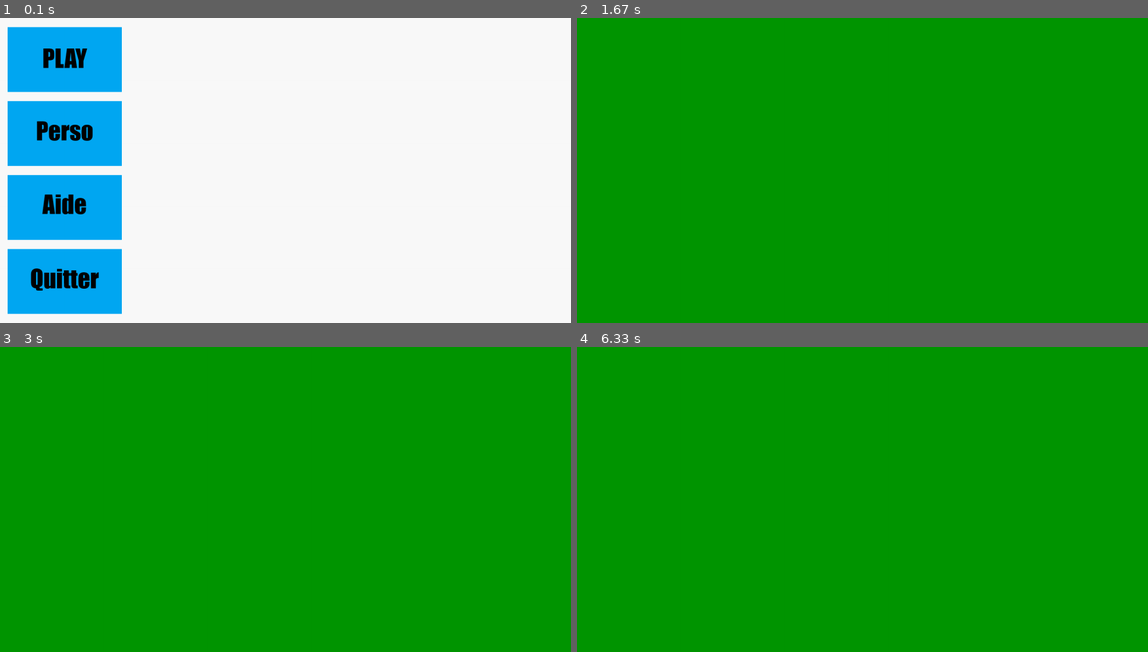
Above: before the commit, frames 1-4 (two rows, left to right).
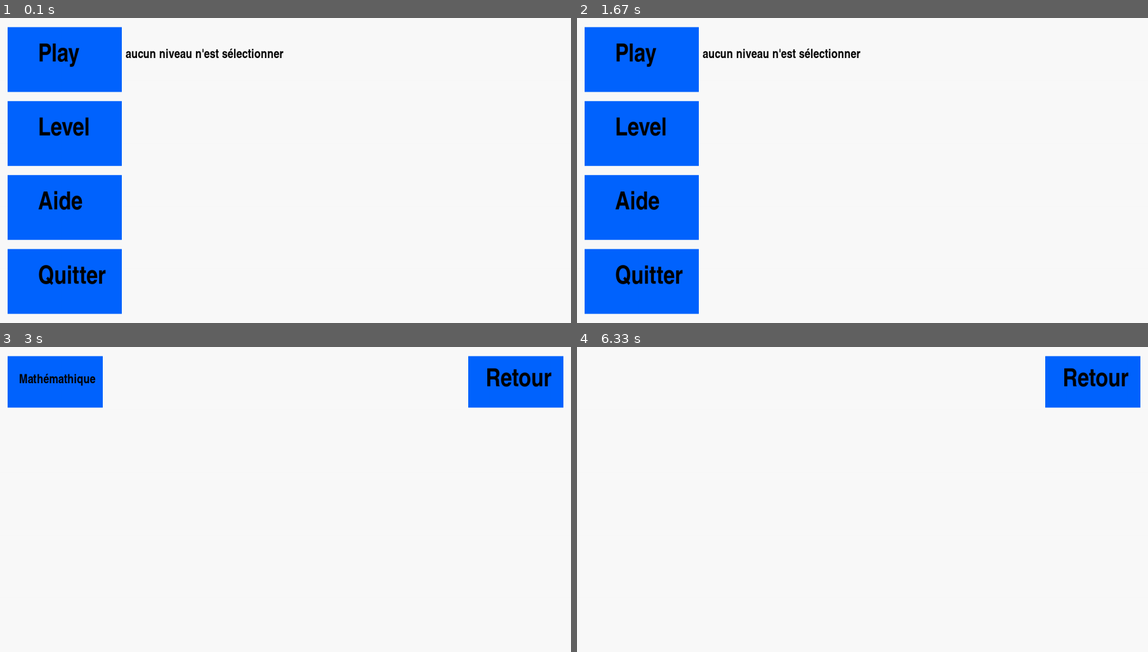
Above: after the commit, the same moments.

Repository: esgaroths/projet_nsi
Game: pygame game, started from trophe_nsi_test.py
Same seed, same stepped clock (60 frames per second), same inputs: the game is played once before the commit and once after it.
Inputs (mouse positions are in pixels of both pictures, inside the frame that each line leads up to):
- Up to frame 1 (0.1 s): no input
- Up to frame 2 (1.67 s): click (639, 133) at 0.38 s, where only the run after the commit has a clickable "Level"; press the mouse at (913, 246) at 0.7 s; move the mouse to (793, 155) at 0.8 s; release the mouse at (674, 63) at 0.93 s; click (1090, 51) at 1.05 s, where only the run after the commit has a clickable "Retour"; click (1090, 51) at 1.38 s, where only the run after the commit has a clickable "Retour"
- Up to frame 3 (3 s): press the mouse at (62, 609) at 1.7 s; move the mouse to (79, 587) at 1.8 s; release the mouse at (91, 566) at 1.93 s; press the mouse at (62, 609) at 2.53 s; move the mouse to (74, 514) at 2.63 s; release the mouse at (85, 417) at 2.77 s; click (102, 432) at 2.88 s
- Up to frame 4 (6.33 s): click (634, 380) at 3.22 s, where only the run after the commit has a clickable "Mathémathique"; click (1090, 380) at 3.55 s, where only the run after the commit has a clickable "Retour"; press the mouse at (634, 380) at 3.87 s; move the mouse to (851, 392) at 3.97 s; release the mouse at (1068, 404) at 4.1 s; click (639, 462) at 4.72 s, where only the run after the commit has a clickable "Level"; click (1090, 380) at 5.05 s, where only the run after the commit has a clickable "Retour"; click (639, 462) at 5.88 s, where only the run after the commit has a clickable "Level"; click (634, 380) at 6.22 s, where only the run after the commit has a clickable "Mathémathique"

The runs differ from the first frame. In frame 1, 17% of the frame differs, in the area x 1-50%, y 2-98%; in frame 2, 100%, in the area x 0-100%, y 0-100%; in frame 3, 100%; in frame 4, 100%.

Commit message:
Update trophe_nsi_test.py

Diff:
--- a/trophe_nsi_test.py
+++ b/trophe_nsi_test.py
@@ -4,74 +4,146 @@
 pygame.init()
 pygame.key.set_repeat(10)
 
+impact = pygame.font.SysFont('Impact', 60)
+little_impact = pygame.font.SysFont('Impact', 30)
+
+#mode, menu = 0, jeux = 1, choix level = 2, aide = 3, level_math = math, level_physique ) physique etc
+
+mode = [0]
+
+level = ['rien']
+
+texte_niveau = "aucun niveau n'est sélectionner"
+
 #création fenetre
 pygame.display.set_caption("Test_Jeux")
 fenetre = pygame.display.set_mode((1500, 800), RESIZABLE)
 position_fenetre = fenetre.get_rect()
 
-#création boutons menu
-button_play = pygame.image.load("button_play.png").convert_alpha()
-position_play = button_play.get_rect()
-position_play.topleft = (20, 24)
+#MENU
 
-button_perso = pygame.image.load("button_perso.png").convert_alpha()
-position_perso = button_perso.get_rect()
-position_perso.topleft = (20, 218)
+button_play = pygame.draw.rect(fenetre, (0, 100, 255), (20, 24, 300, 170))
+text_play = impact.render('Play', True, (0,0,0))
 
-button_help = pygame.image.load("button_help.png").convert_alpha()
-position_help = button_help.get_rect()
-position_help.topleft = (20, 412)
-
-button_leave = pygame.image.load("button_leave.png").convert_alpha()
-position_leave = button_leave.get_rect()
-position_leave.topleft = (20, 606)
+button_level = pygame.draw.rect(fenetre, (0, 100, 255), (20, 218, 300, 170))
+text_level = impact.render('Level', True, (0,0,0))
 
 
+button_help = pygame.draw.rect(fenetre, (0, 100, 255), (20, 412, 300, 170))
+text_help = impact.render('Aide', True, (0,0,0))
 
-#mode, menu = 0
-mode = [0]
 
-#detection clic de souris sur l'un des boutons + résultat d'un clic de souris sur un bouton
+button_leave = pygame.draw.rect(fenetre, (0, 100, 255), (20, 606, 300, 170))
+text_leave = impact.render('Quitter', True, (0,0,0))
+
+text_level_selec = little_impact.render(texte_niveau, True, (0,0,0))
+
+
 def clic_bouton_menu():
     for event in pygame.event.get() :
         if event.type == MOUSEBUTTONUP:
             if event.button == 1:
-                if position_play.collidepoint(event.pos):
+
+                if button_play.collidepoint(event.pos):
                     print("play")
-                if position_perso.collidepoint(event.pos):
-                    print("perso")
+
+                if button_level.collidepoint(event.pos):
+                    print("level")
                     mode[0] = 2
-                if position_help.collidepoint(event.pos):
+
+                if button_help.collidepoint(event.pos):
                     print("aide")
-                if position_leave.collidepoint(event.pos):
+
+                if button_leave.collidepoint(event.pos):
                      pygame.display.quit()
                      sys.exit()
+
         if event.type == pygame.QUIT:
             pygame.display.quit()
             sys.exit()
 
 
-#afficher menu
+#MENU
 def afficher_menu():
     fenetre.fill([250,250,250])
-    fenetre.blit(button_play, position_play)
-    fenetre.blit(button_perso, position_perso)
-    fenetre.blit(button_help, position_help)
-    fenetre.blit(button_leave, position_leave)
+
+    button_level = pygame.draw.rect(fenetre, (0, 100, 255), (20, 218, 300, 170))
+    fenetre.blit(text_level, (100, 260))
+
+    button_play = pygame.draw.rect(fenetre, (0, 100, 255), (20, 24, 300, 170))
+    fenetre.blit(text_play, (100, 66))
+
+    button_help = pygame.draw.rect(fenetre, (0, 100, 255), (20, 412, 300, 170))
+    fenetre.blit(text_help, (100, 454))
+
+    button_leave = pygame.draw.rect(fenetre, (0, 100, 255), (20, 606, 300, 170))
+    fenetre.blit(text_leave, (100, 648))
+
+    fenetre.blit(text_level_selec, (330, 80))
+
     pygame.display.flip()
 
-#afficher level
+
+#LEVEL
+
+button_back = pygame.draw.rect(fenetre, (0, 100, 255), (1230, 24, 250, 135))
+text_back = impact.render('Retour', True, (0,0,0))
+
+button_math = pygame.draw.rect(fenetre, (0, 100, 255), (20, 24, 250, 135))
+text_math = little_impact.render('Mathémathique', True, (0,0,0))
+
+
 def afficher_level():
-    fenetre.fill([0,150,0])
+    fenetre.fill([250,250,250])
+
+    button_back = pygame.draw.rect(fenetre, (0, 100, 255), (1230, 24, 250, 135))
+    fenetre.blit(text_back, (1276, 55))
+
+    button_math = pygame.draw.rect(fenetre, (0, 100, 255), (20, 24, 250, 135))
+    fenetre.blit(text_math, (50, 70))
+
     pygame.display.flip()
 
 def clic_bouton_level():
     for event in pygame.event.get() :
+
+        if event.type == MOUSEBUTTONUP:
+            if event.button == 1:
+
+                if button_back.collidepoint(event.pos):
+                    mode[0] = 0
+                if button_math.collidepoint(event.pos):
+                    mode[0] = "math"
+
         if event.type == pygame.QUIT:
             pygame.display.quit()
             sys.exit()
 
 
+#MATH
+
+def afficher_MATH():
+    fenetre.fill([250,250,250])
+
+    button_back = pygame.draw.rect(fenetre, (0, 100, 255), (1230, 24, 250, 135))
+    fenetre.blit(text_back, (1276, 55))
+
+
+
+    pygame.display.flip()
+
+def clic_bouton_math():
+    for event in pygame.event.get() :
+
+        if event.type == MOUSEBUTTONUP:
+            if event.button == 1:
+
+                if button_back.collidepoint(event.pos):
+                    mode[0] = 2
+
+        if event.type == pygame.QUIT:
+            pygame.display.quit()
+            sys.exit()
 while True :
 
     if mode[0] == 0:
@@ -81,3 +153,7 @@
     if mode[0] == 2:
         afficher_level()
         clic_bouton_level()
+
+    if mode[0] == "math":
+        afficher_MATH()
+        clic_bouton_math()
